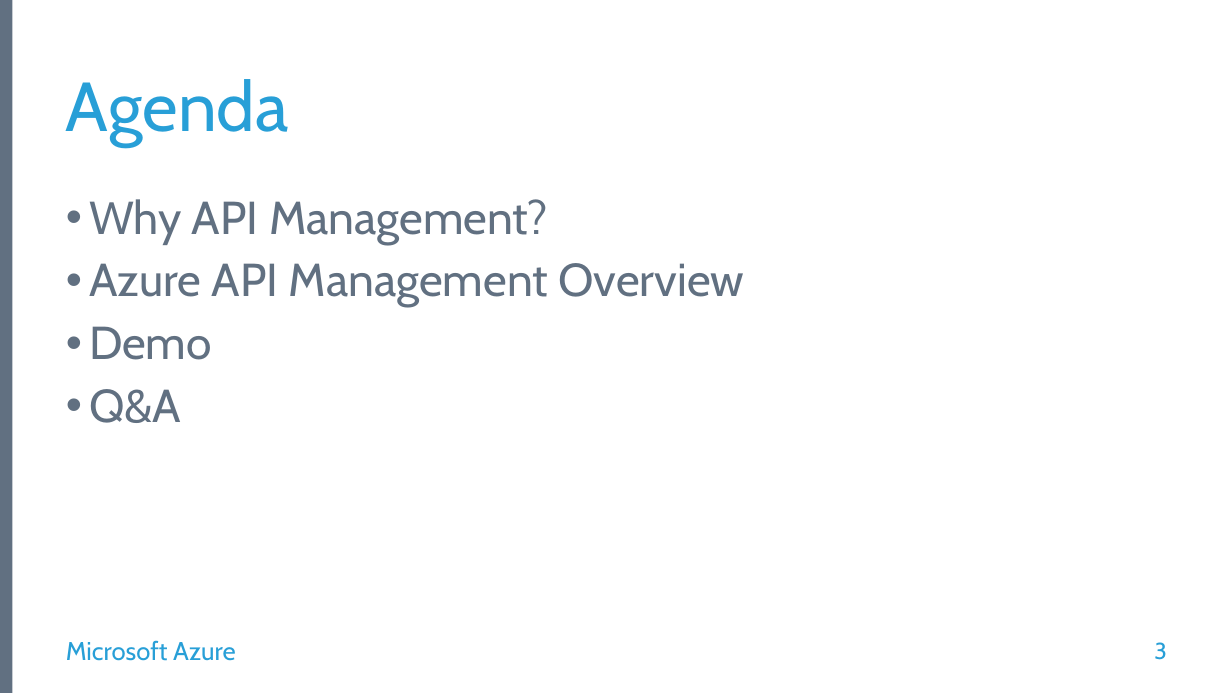
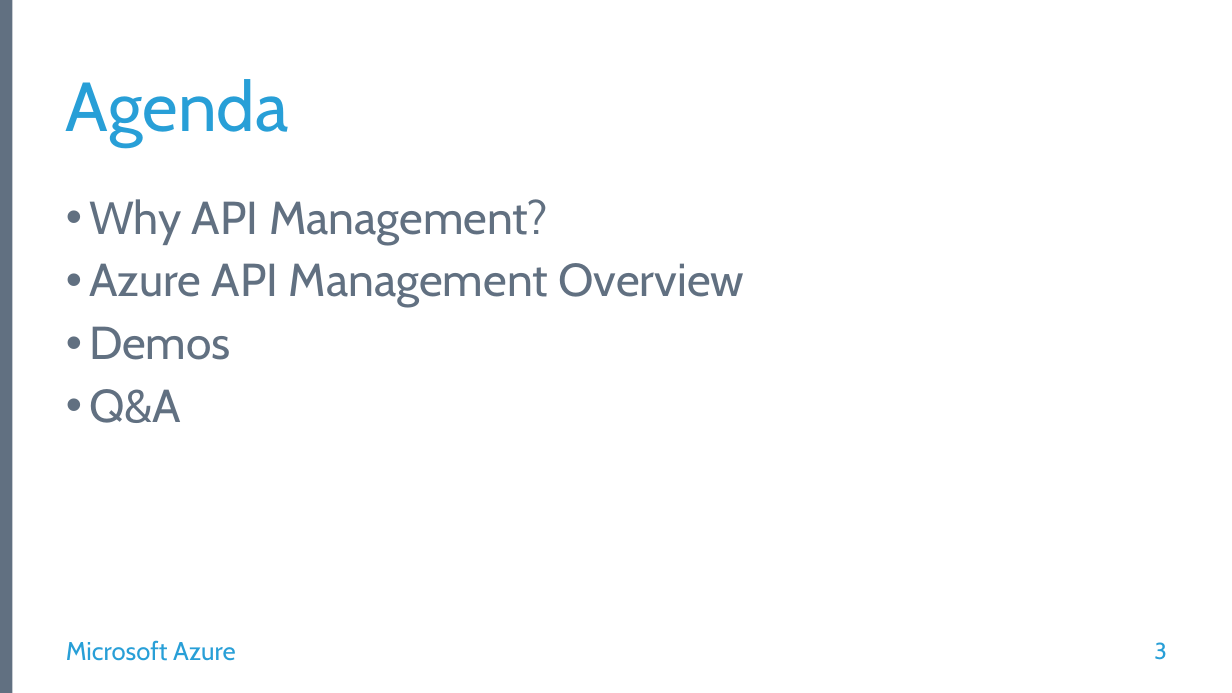
Before and after one commit to calloncampbell/Azure-API-Management-Demo, a slide deck: slide 3 of Presentation/Exposing Services with Azure API Management.pptx. Drawn at 1232x693 pixels with LibreOffice and Linux fonts; fonts in the diff are those of the drawing; background and template pictures are left out. Boxes give left, top, right and bottom in pixels: in the first picture for what was removed or moved away, otherwise in the second. Text is boxed around its words. In the diff, an @@ line names an element or a change of style, - is before the commit and + after.

```diff
--- a/Presentation/Exposing Services with Azure API Management.pptx
+++ b/Presentation/Exposing Services with Azure API Management.pptx
@@ text at (89, 326, 231, 360): text changed @@
-• Demo
+• Demos
```
Also in this commit, not shown: 3 other slides changed, 1 slide added, 3 other files.
